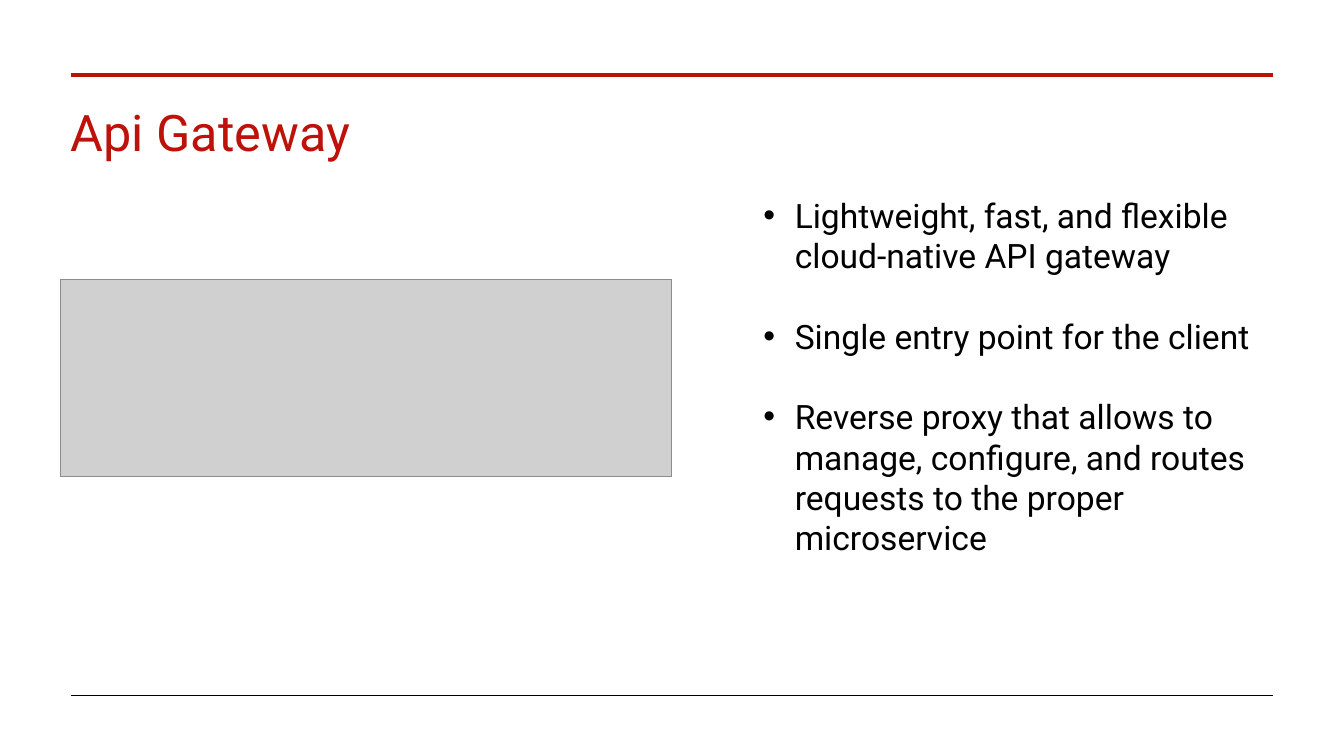
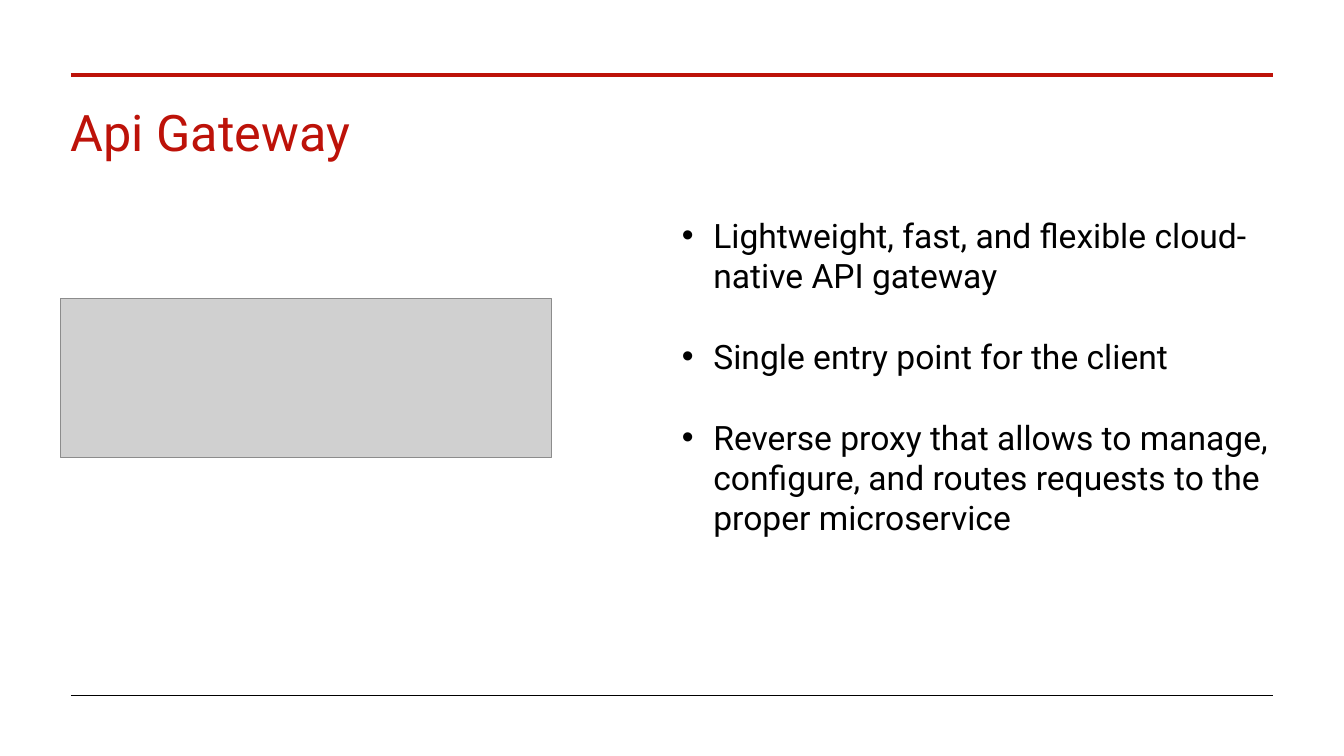
Before and after one commit to mauroficorella/LABAP, a slide deck: slide 17 of Documentation/Presentation.pptx. Drawn at 1344x756 pixels with LibreOffice and Linux fonts; fonts in the diff are those of the drawing; grey boxes stand for pictures. Boxes give left, top, right and bottom in pixels: in the first picture for what was removed or moved away, otherwise in the second. Text is boxed around its words. In the diff, an @@ line names an element or a change of style, - is before the commit and + after.

```diff
--- a/Documentation/Presentation.pptx
+++ b/Documentation/Presentation.pptx
@@ text "Lightweight, fast, and flexible cloud-native ..." rewrapped from [795,202,1249,551] to [713,222,1268,537] @@
@@ picture: place and size @@
-picture at [60,279,673,477]
+picture at [60,298,552,458]
```
Also in this commit, not shown: 8 other slides changed.
